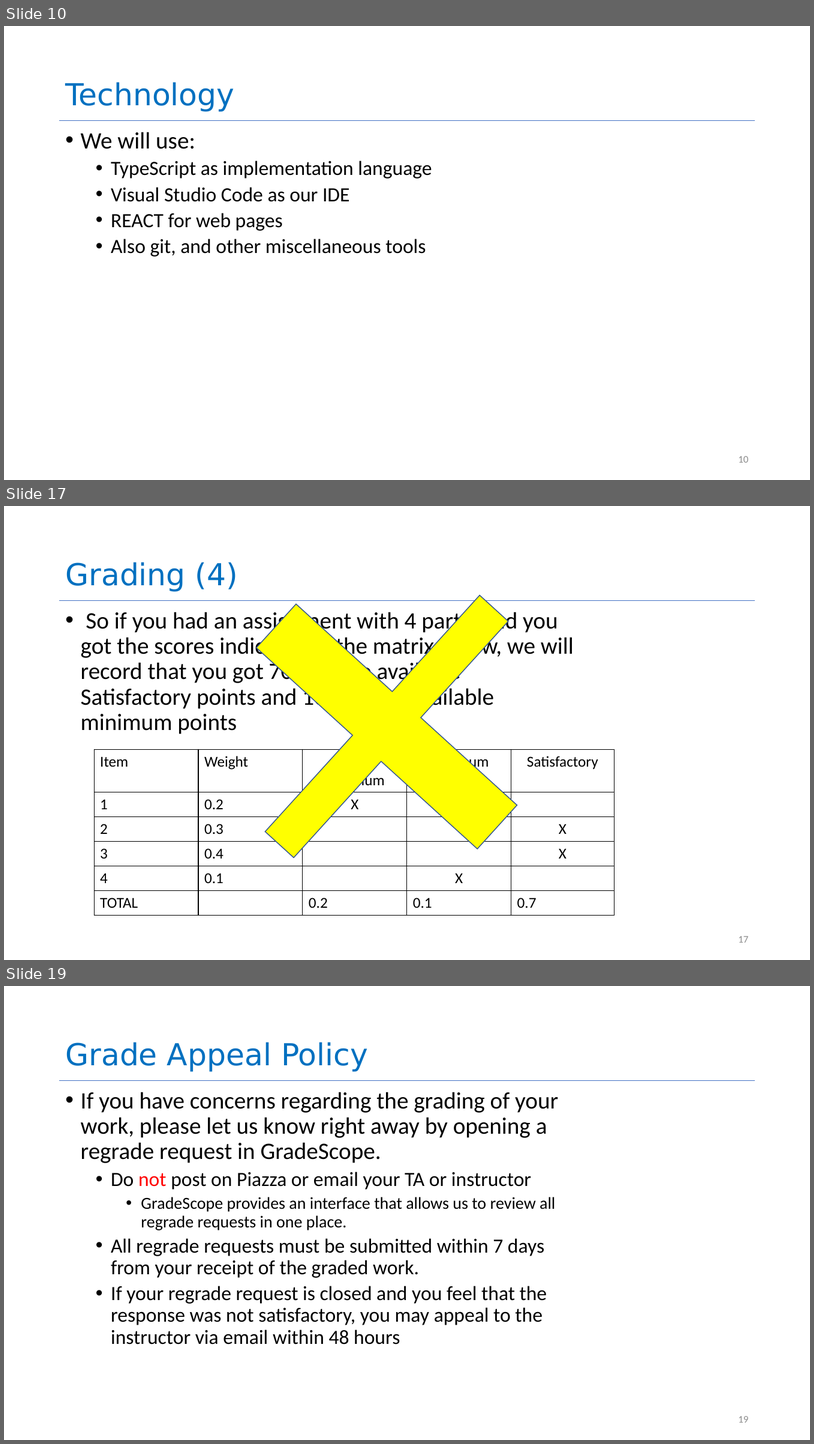
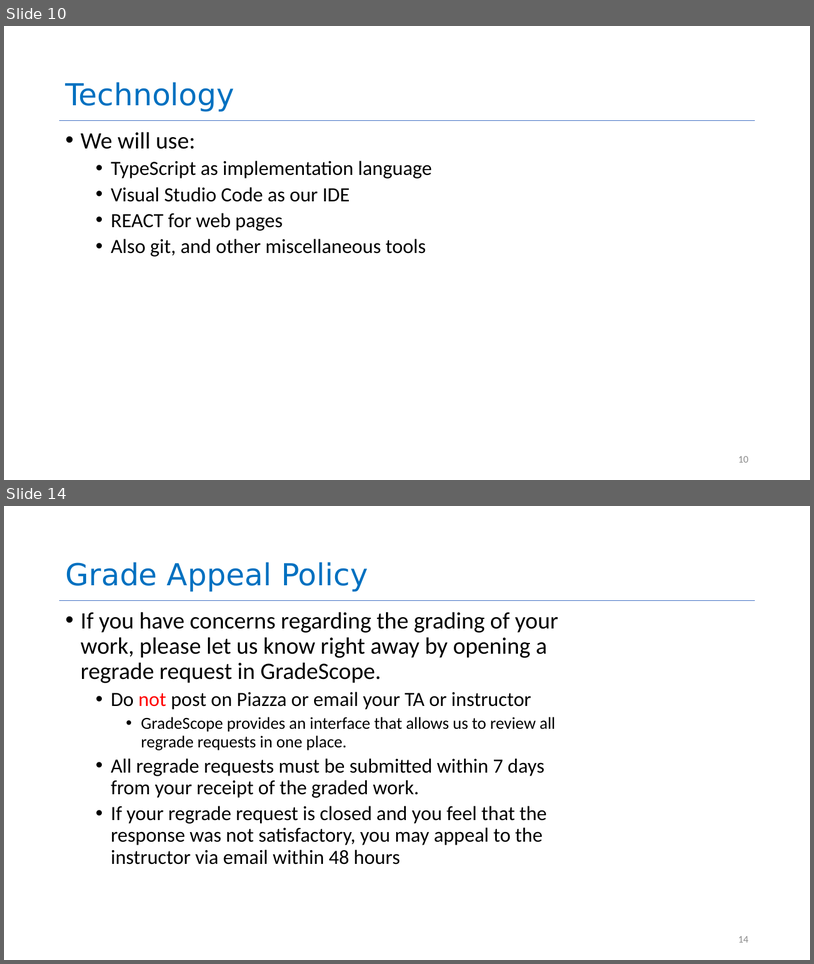
Before and after one commit to neu-se/CS4530-Spring-2022, a slide deck: Slides/Lesson 1.1 Course Introduction.pptx. Shown one above the other, each under a label of ours: slides 10, 17 and 19 before the commit, slides 10 and 14 after it; the slides between them are not shown. The pictures are 814x1444 and 814x964 pixels, drawn with LibreOffice and Linux fonts; fonts in the diff are those of the drawing. Boxes give left, top, right and bottom in pixels: in the first picture for what was removed or moved away, otherwise in the second. Text is boxed around its words. In the diff, an @@ line names an element or a change of style, - is before the commit and + after.

```diff
--- a/Slides/Lesson 1.1 Course Introduction.pptx
+++ b/Slides/Lesson 1.1 Course Introduction.pptx
@@ slide 17 removed at box(4, 506, 810, 960), background #FFFFFF; not listed: 1 template element that a slide beside it also shows @@
@@ plus removed at box(169, 508, 605, 945) @@
@@ title removed at box(65, 562, 238, 592) @@
-Grading (4)
@@ text removed at box(81, 609, 574, 734) @@
-• So if you had an assignment with 4 parts, and you got the scores indicated in the matrix below, we will record that you got 70% of the available Satisfactory points and 10% of the available minimum points
@@ table removed at box(94, 749, 615, 915), 6 rows, 5 columns @@
-Item | Weight | Below Minimum | Minimum | Satisfactory
-1 | 0.2 | X |  | 
-2 | 0.3 |  |  | X
-3 | 0.4 |  |  | X
-4 | 0.1 |  | X | 
-TOTAL |  | 0.2 | 0.1 | 0.7
@@ page number removed at box(738, 936, 749, 942) @@
-17
@@ what was slide 19 is now slide 14 @@
@@ page number at box(738, 936, 749, 942): text changed @@
-19
+14
```
Also in this commit, not shown: 8 slides changed, 4 other slides removed.
